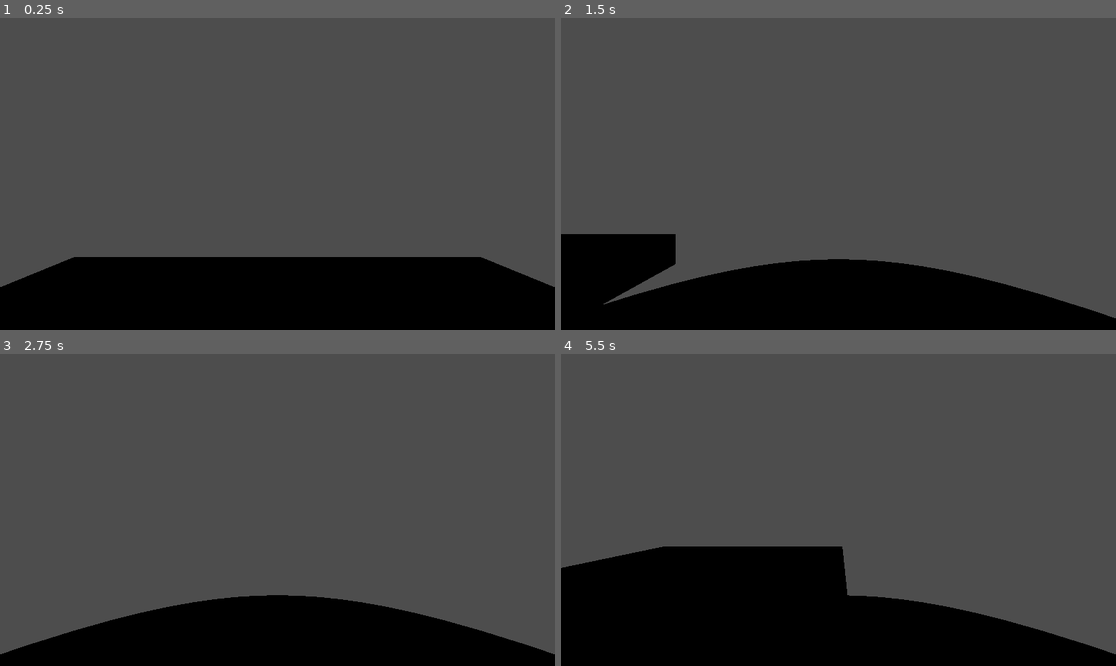
Above: before the commit, frames 1-4 (two rows, left to right).
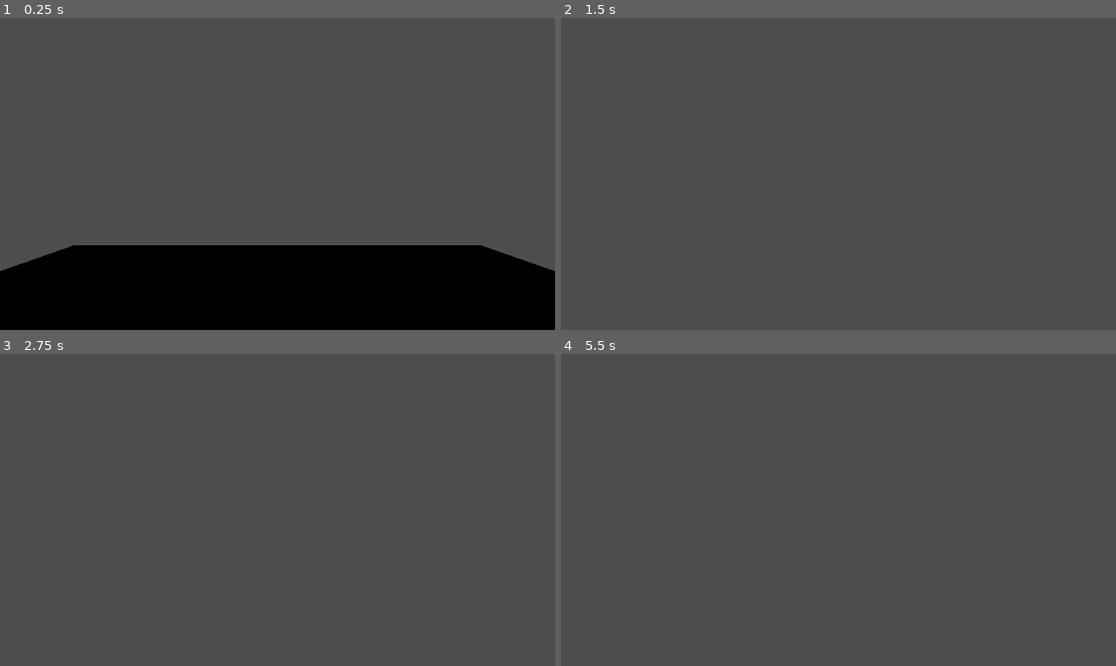
Above: after the commit, the same moments.

Repository: GriffinQ518/ProjectHouse
Game: Godot game, scene res://PrototypeScene/prototype.tscn
Two runs of this game, one before a commit and one after it. Both use one fixed random seed, a clock stepped at 60 frames per second and the inputs below. The project has no main scene, so this scene is started directly.
Inputs (mouse positions are in pixels of both pictures, inside the frame that each line leads up to):
- Up to frame 1 (0.25 s): no input
- Up to frame 2 (1.5 s): tap Enter at 0.5 s; move the mouse to (960, 158) at 0.52 s; hold D (move_right) 0.53-1.28 s; hold Shift (run_toggle) 0.53-1.28 s; move the mouse to (727, 189) at 1.27 s; hold S (move_back) from 1.28 s (still down); tap Shift (run_toggle) at 1.35 s
- Up to frame 3 (2.75 s): move the mouse to (333, 441) at 2.02 s; release S (move_back) at 2.03 s; hold D (move_right) from 2.03 s (still down); hold Shift (run_toggle) from 2.03 s (still down)
- Up to frame 4 (5.5 s): move the mouse to (810, 572) at 2.77 s; release D (move_right) at 2.78 s; release Shift (run_toggle) at 2.78 s; hold W (move_forward) 2.78-3.53 s; tap Shift (run_toggle) at 2.85, 4.35 s; move the mouse to (1005, 556) at 3.52 s; hold Shift (run_toggle) 3.53-4.28 s; hold A (move_left) 3.53-5.03 s; move the mouse to (672, 463) at 4.27 s; tap Space at 5 s; move the mouse to (866, 510) at 5.02 s; hold S (move_back) from 5.03 s (still down); hold Shift (run_toggle) from 5.03 s (still down)

The runs differ from the first frame. In frame 1, 4.0% of the frame differs, in the area x 0-100%, y 72-87%; in frame 2, 20%; in frame 3, 16%; in frame 4, 27%, in the area x 0-100%, y 61-100%.

Commit message:
Initial first person camera pass

Diff:
--- a/PrototypeScene/prototype.tscn
+++ b/PrototypeScene/prototype.tscn
@@ -12,5 +12,3 @@
 
 [node name="Player" parent="." unique_id=854424897 instance=ExtResource("1_kaupt")]
 transform = Transform3D(1, 0, 0, 0, 1, 0, 0, 0, 1, 0, 1, 0)
-walk_speed = 7
-run_speed = 14
--- a/player.gd
+++ b/player.gd
@@ -8,22 +8,62 @@
 
 var target_velocity = Vector3.ZERO
 
-func _unhandled_input(event: InputEvent) -> void:
+var mouse_input: bool = false
+var mouse_rotation: Vector3
+var rotation_input: float
+var tilt_input: float
+var player_rotation: Vector3
+var camera_rotation: Vector3
+
+@export var tilt_lower_limit: = deg_to_rad(-90.0)
+@export var tilt_upper_limit: = deg_to_rad(90.0)
+@export var camera_controller: Camera3D
+@export var mouse_sensitivity: float = 0.5
+
+func _ready():
+	Input.mouse_mode = Input.MOUSE_MODE_CAPTURED
 	pass
 
-func _update_camera(delta) -> void:
+func _input(event: InputEvent) -> void:
+	if event.is_action_pressed("exit"):
+		get_tree().quit()
 	pass
 
-func _physics_process(delta):
+func _unhandled_input(event: InputEvent) -> void:
+	mouse_input = event is InputEventMouseMotion and Input.get_mouse_mode() == Input.MOUSE_MODE_CAPTURED
+
+	if mouse_input:
+		rotation_input = -event.relative.x * mouse_sensitivity
+		tilt_input = -event.relative.y * mouse_sensitivity
+	pass
+
+func update_camera(delta: float) -> void:
+	mouse_rotation.x += tilt_input * delta
+	mouse_rotation.x = clamp(mouse_rotation.x, tilt_lower_limit, tilt_upper_limit)
+	mouse_rotation.y += rotation_input * delta
+
+	player_rotation = Vector3(0.0, mouse_rotation.y, 0.0)
+	camera_rotation = Vector3(mouse_rotation.x, 0.0, 0.0)
+
+	camera_controller.transform.basis = Basis.from_euler(camera_rotation)
+	camera_controller.rotation.z = 0.0
+
+	global_transform.basis = Basis.from_euler(player_rotation)
+
+	rotation_input = 0
+	tilt_input = 0
+	pass
+
+func _physics_process(delta: float) -> void:
+	update_camera(delta)
+
 	var direction = Vector3.ZERO
 
 	direction.x = Input.get_action_strength("move_right") - Input.get_action_strength("move_left")
 	direction.z = Input.get_action_strength("move_back") - Input.get_action_strength("move_forward")
 
-	print(direction)
-
 	if direction != Vector3.ZERO:
-		direction = direction.normalized()
+		direction = (transform.basis * direction).normalized()
 
 	is_running = Input.is_action_pressed("run_toggle")
 
@@ -37,3 +77,5 @@
 
 	velocity = target_velocity
 	move_and_slide()
+
+	pass
--- a/player.tscn
+++ b/player.tscn
@@ -4,20 +4,18 @@
 
 [sub_resource type="CapsuleShape3D" id="CapsuleShape3D_sh265"]
 
-[sub_resource type="CapsuleMesh" id="CapsuleMesh_4flbx"]
-
-[node name="Player" type="CharacterBody3D" unique_id=854424897]
+[node name="Player" type="CharacterBody3D" unique_id=854424897 node_paths=PackedStringArray("camera_controller")]
 script = ExtResource("1_4flbx")
+walk_speed = 7
+run_speed = 14
+camera_controller = NodePath("CameraPivot/Camera3D")
 
 [node name="PlayerCollision" type="CollisionShape3D" parent="." unique_id=482504736]
 shape = SubResource("CapsuleShape3D_sh265")
 
 [node name="ModelPivot" type="Node3D" parent="." unique_id=839096947]
 
-[node name="MeshInstance3D" type="MeshInstance3D" parent="ModelPivot" unique_id=1623453455]
-mesh = SubResource("CapsuleMesh_4flbx")
-
 [node name="CameraPivot" type="Node3D" parent="." unique_id=1751225991]
+transform = Transform3D(1, 0, 0, 0, 1, 0, 0, 0, 1, 0, 0.75, 0)
 
 [node name="Camera3D" type="Camera3D" parent="CameraPivot" unique_id=191109892]
-transform = Transform3D(1, 0, 0, 0, 1, 0, 0, 0, 1, 0, 1.0415529, 0)
--- a/project.godot
+++ b/project.godot
@@ -82,6 +82,11 @@
 "events": [Object(InputEventKey,"resource_local_to_scene":false,"resource_name":"","device":-1,"window_id":0,"alt_press …(192 unchanged characters)…
 ]
 }
+exit={
+"deadzone": 0.2,
+"events": [Object(InputEventKey,"resource_local_to_scene":false,"resource_name":"","device":-1,"window_id":0,"alt_pressed":false,"shift_pressed":false,"ctrl_pressed":false,"meta_pressed":false,"pressed":false,"keycode":0,"physical_keycode":4194305,"key_label":0,"unicode":0,"location":0,"echo":false,"script":null)
+]
+}
 
 [physics]
 
